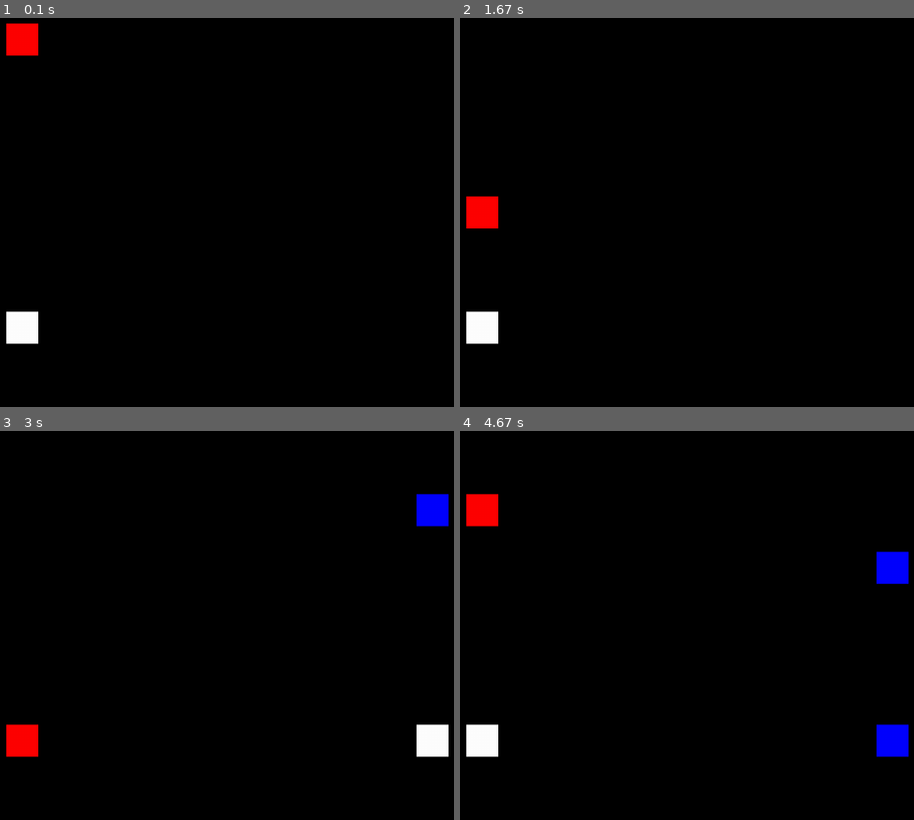
Above: before the commit, frames 1-4 (two rows, left to right).
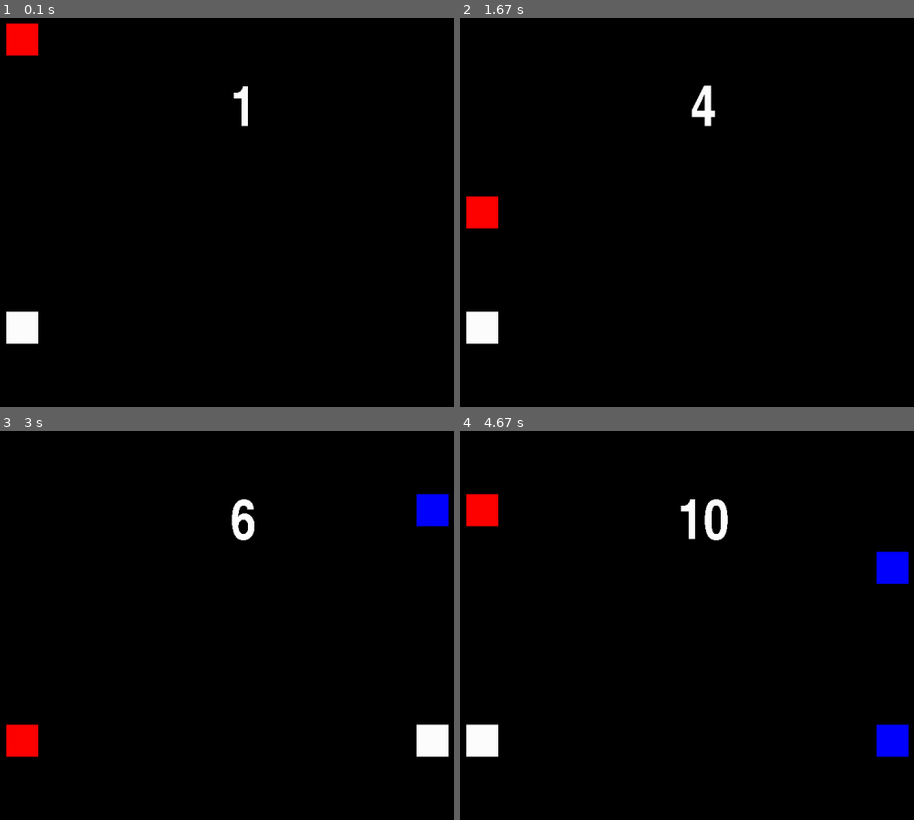
Above: after the commit, the same moments.

Repository: DoubtingFive/Python
Game: pygame game, started from Pygame/block.py
The game is run twice, just before and just after one commit, with the same random seed, the same clock (stepped at 60 frames per second) and the same inputs.
Inputs:
- Up to frame 1 (0.1 s): no input
- Up to frame 2 (1.67 s): hold Right 0.33-0.8 s; hold Right 0.83-1.3 s; hold Left from 1.33 s (still down)
- Up to frame 3 (3 s): release Left at 1.87 s; hold Left 1.9-2.3 s; hold Right 2.33-2.97 s
- Up to frame 4 (4.67 s): hold Left 3-3.47 s; hold Right 3.5-3.97 s; hold Right 4-4.47 s; hold Left from 4.5 s (still down)

The runs differ from the first frame. In frame 1, 0.2% of the frame differs, in the area x 51-55%, y 17-28%; in frame 2, 0.3%; in frame 3, 0.4%; in frame 4, 0.5%, in the area x 48-60%, y 17-29%.

Commit message:
Update block.py

Diff:
--- a/Pygame/block.py
+++ b/Pygame/block.py
@@ -2,9 +2,12 @@
 import random
 
 init()
-screen = display.set_mode((1280, 720))
-screenX = screen.get_width()
-screenY = screen.get_height()
+screenX = 1280
+screenY = 720
+screen = display.set_mode((screenX, screenY))
+
+font.init()
+text_font = font.SysFont('impact', 80)
 
 leftSide = screenX/4-50
 rightSide = (screenX/4)*3-50
@@ -17,31 +20,45 @@
 isLeft = True
 rightDanger = False
 leftDanger = False
+isGame = True
+
+score = 0
 
 def Obstacle():
     global rightDanger
     global leftDanger
+    global isGame
+    global score
+    score += 1
     x = random.randint(0,3)
     if x == 0:
-        obstacles.append([leftSide,0,colors[2],0])
+        obstacles.append([leftSide,0,colors[2],0,True])
     if x == 1:
-        obstacles.append([rightSide,0,colors[3],0])
+        obstacles.append([rightSide,0,colors[3],0,False])
     obstaclesRem = []
     leftDanger = False
     rightDanger = False
     for x in range(len(obstacles)):
         obstacles[x][1] += screenY/8
         obstacles[x][3] += 1
-        if obstacles[x][3] == 6:
+        if obstacles[x][3] == 6 and obstacles[x][4]:
             leftDanger = True
-        if obstacles[x][3] == 6:
+        if obstacles[x][3] == 6 and not obstacles[x][4]:
             rightDanger = True
         if obstacles[x][3] >= 8:
             obstaclesRem.append(obstacles[x])
     for x in obstaclesRem:
         obstacles.remove(x)
 
+def Reset():
+    global obstacles
+    global score
+    score = 0
+    obstacles = []
+    Obstacle()
+
 Obstacle()
+
 
 while running:
     for e in event.get():
@@ -60,12 +77,16 @@
         draw.rect(screen,x[2],Rect(x[0],x[1]-50,50,50))
     if isLeft:
         draw.rect(screen,colors[1],Rect(leftSide,(screenY/4)*3-50,50,50))
-        if leftDanger:
-            print("Game Over")
+        if leftDanger and isGame:
+            Reset()
     else:
         draw.rect(screen,colors[1],Rect(rightSide,(screenY/4)*3-50,50,50))
-        if rightDanger:
-            print("Game Over")
+        if rightDanger and isGame:
+            Reset()
+    text_surface = text_font.render(str(score), False, colors[1])
+    textWidth = text_surface.get_width()/2
+    textHeight = text_surface.get_height()/2
+    screen.blit(text_surface, (screenX/2-textWidth,screenY/4-textHeight))
     display.flip()
 
     clock.tick(60)  # limits FPS to 60
